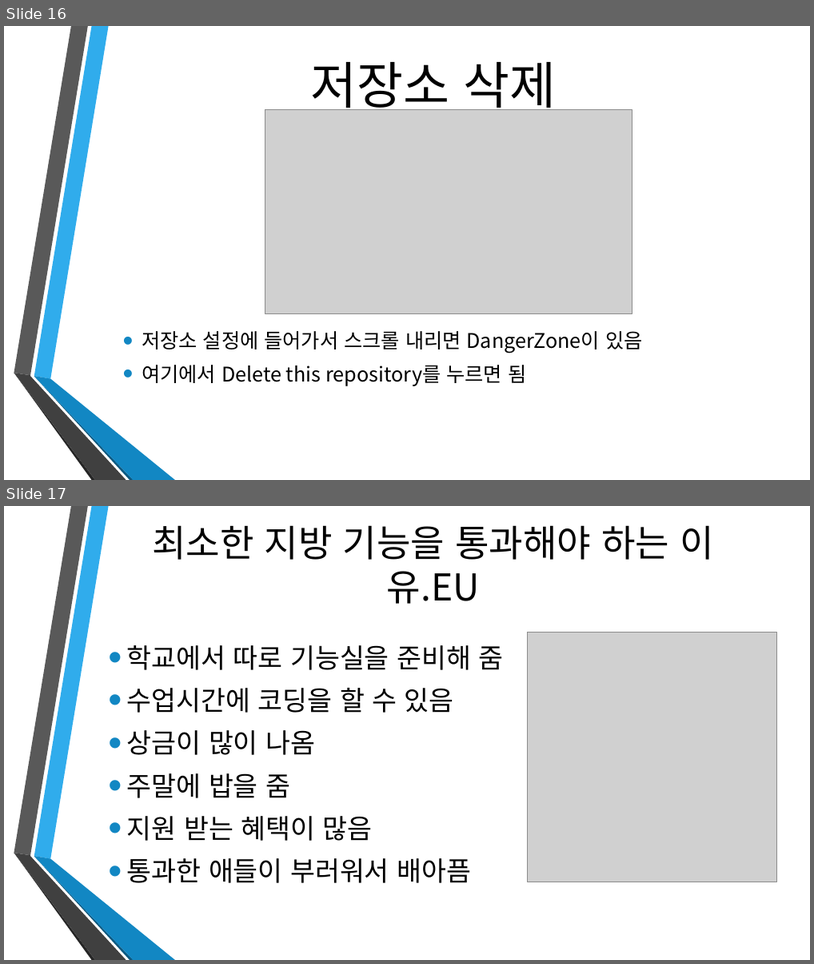
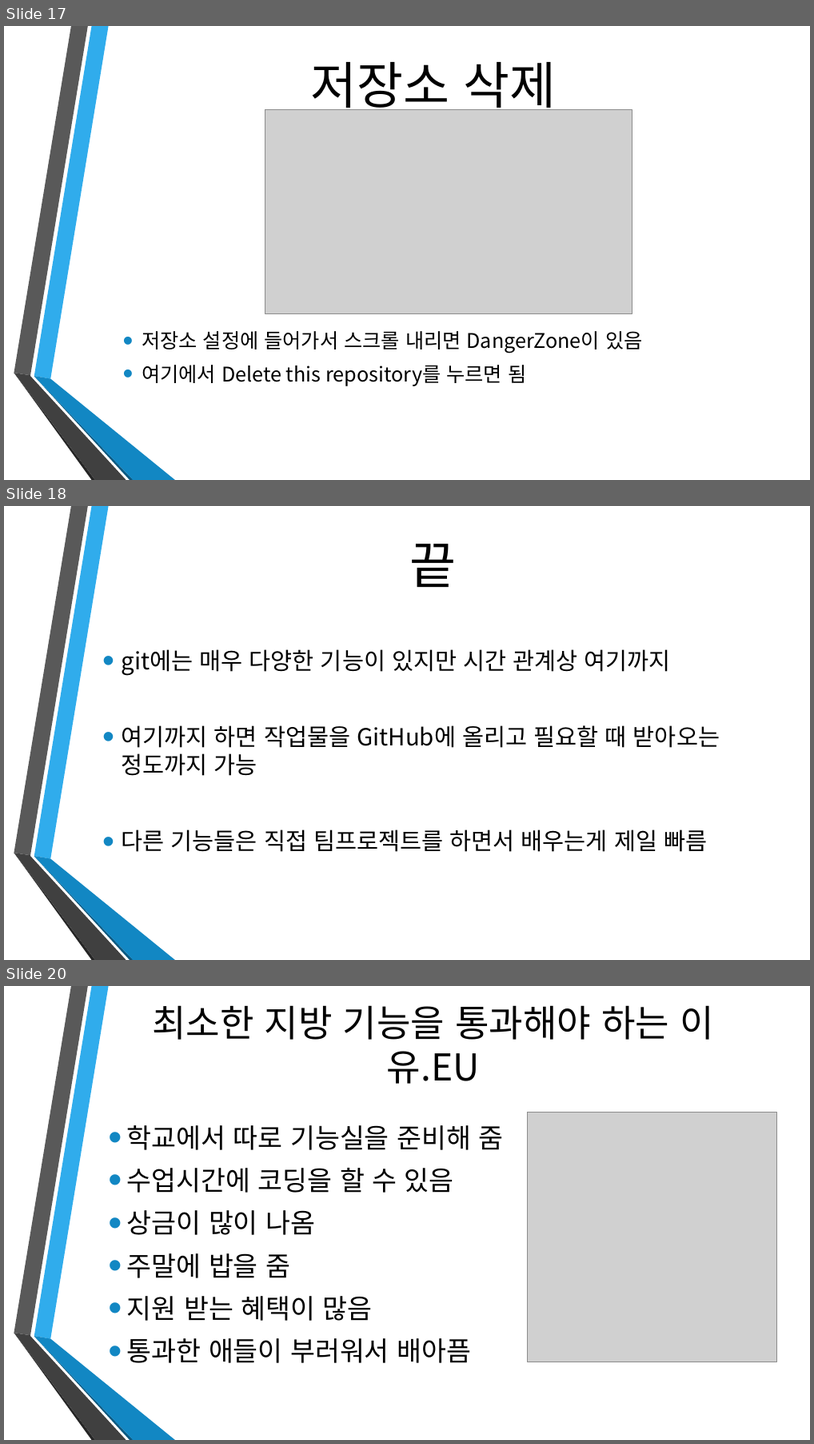
Before and after one commit to dat0613/AnioneHighSchoolPPT, a slide deck: 애니원 고등학교 강의 자료1.pptx. Shown one above the other, each under a label of ours: slides 16 and 17 before the commit, slides 17, 18 and 20 after it; the slides between them are not shown. The pictures are 814x964 and 814x1444 pixels, drawn with LibreOffice and Linux fonts; fonts in the diff are those of the drawing; grey boxes stand for pictures; background and template pictures are left out. Boxes give left, top, right and bottom in pixels: in the first picture for what was removed or moved away, otherwise in the second. Text is boxed around its words. In the diff, an @@ line names an element or a change of style, - is before the commit and + after.

```diff
--- a/애니원 고등학교 강의 자료1.pptx
+++ b/애니원 고등학교 강의 자료1.pptx
@@ slide 18 added at (x1=4, y1=506, x2=810, y2=960), background picture (left out); not listed: 6 template elements that a slide beside it also shows @@
@@ title added at (x1=410, y1=544, x2=457, y2=587), 60 pt, text #000000 @@
+끝
@@ text added at (x1=122, y1=649, x2=720, y2=852), 28 pt, text #000000 @@
+• git에는 매우 다양한 기능이 있지만 시간 관계상 여기까지
+• 여기까지 하면 작업물을 GitHub에 올리고 필요할 때 받아오는 정도까지 가능
+• 다른 기능들은 직접 팀프로젝트를 하면서 배우는게 제일 빠름
@@ what was slide 16 is now slide 17 @@
@@ what was slide 17 is now slide 20 @@
```
Also in this commit, not shown: 3 slides changed, 3 other slides added, 5 slides removed, 1 other file.
